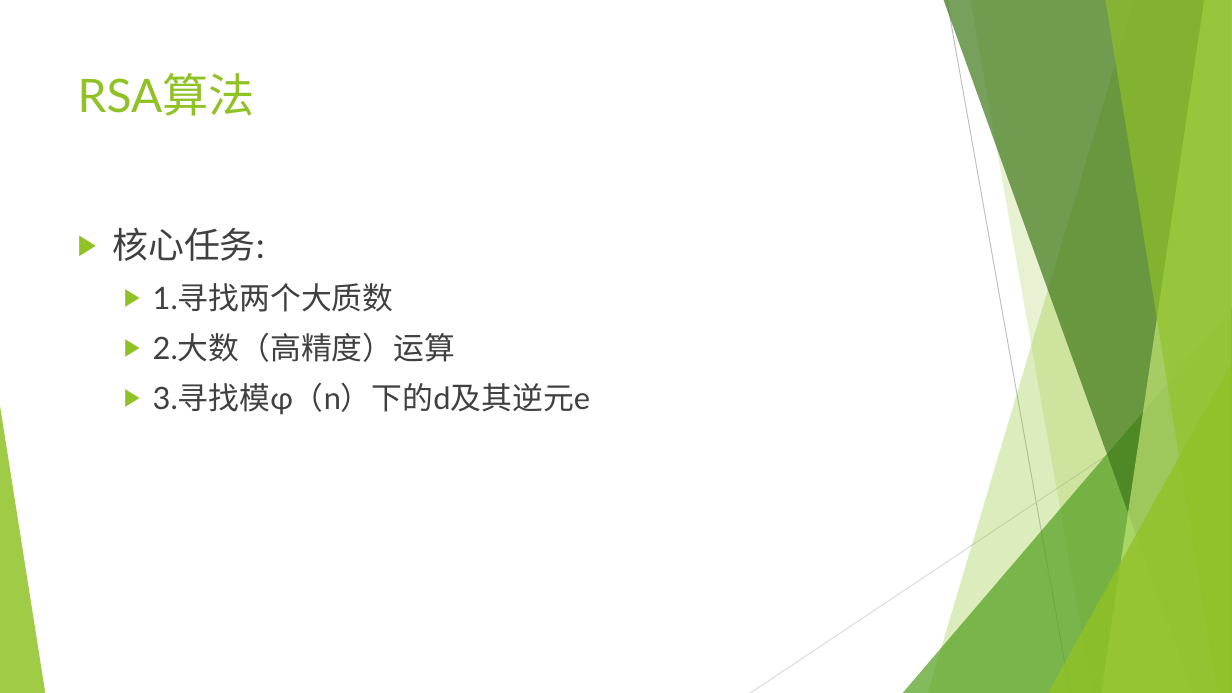
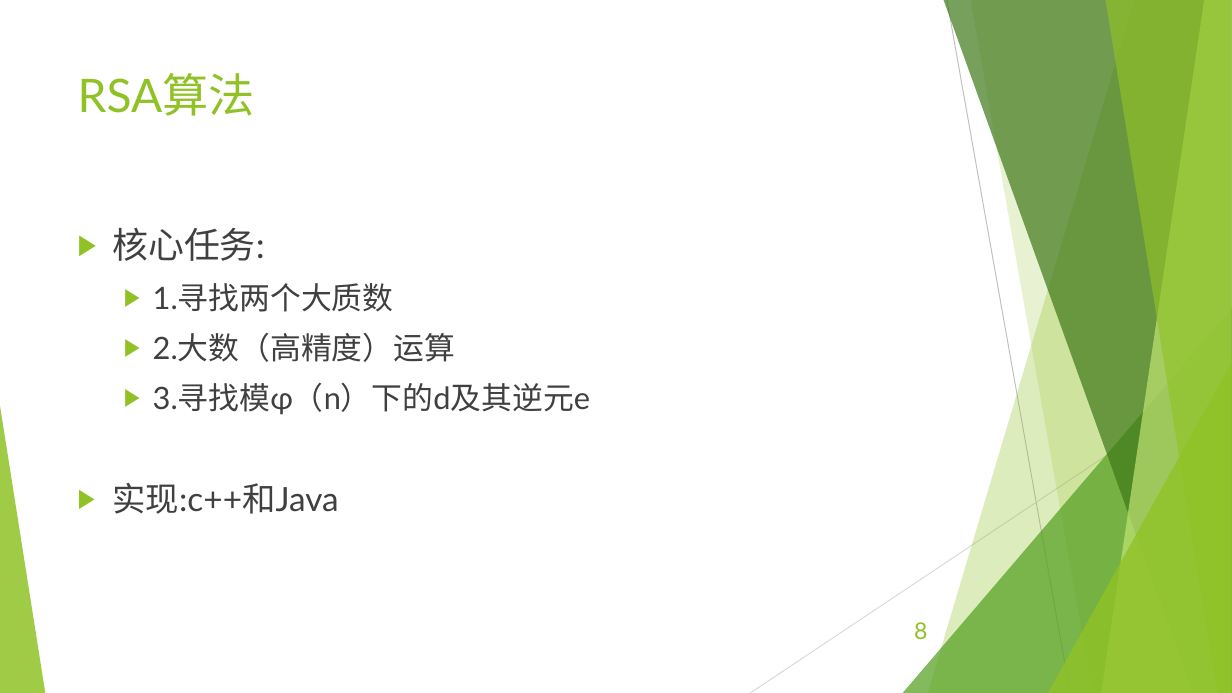
Before and after one commit to EECodingPresentation/project2, a slide deck: slide 8 of 展示报告.pptx (slide 4 before the commit). Drawn at 1232x693 pixels with LibreOffice and Linux fonts; fonts in the diff are those of the drawing. Boxes give left, top, right and bottom in pixels: in the first picture for what was removed or moved away, otherwise in the second. Text is boxed around its words. In the diff, an @@ line names an element or a change of style, - is before the commit and + after.

```diff
--- a/展示报告.pptx
+++ b/展示报告.pptx
@@ text at (112,483,338,514): paragraph added @@
+▶ 实现:c++和Java
@@ page number added at (914,622,927,639), 18 pt, text #90C226 @@
+8
```
Also in this commit, not shown: 9 other slides changed, 12 slides added, 3 other files.
